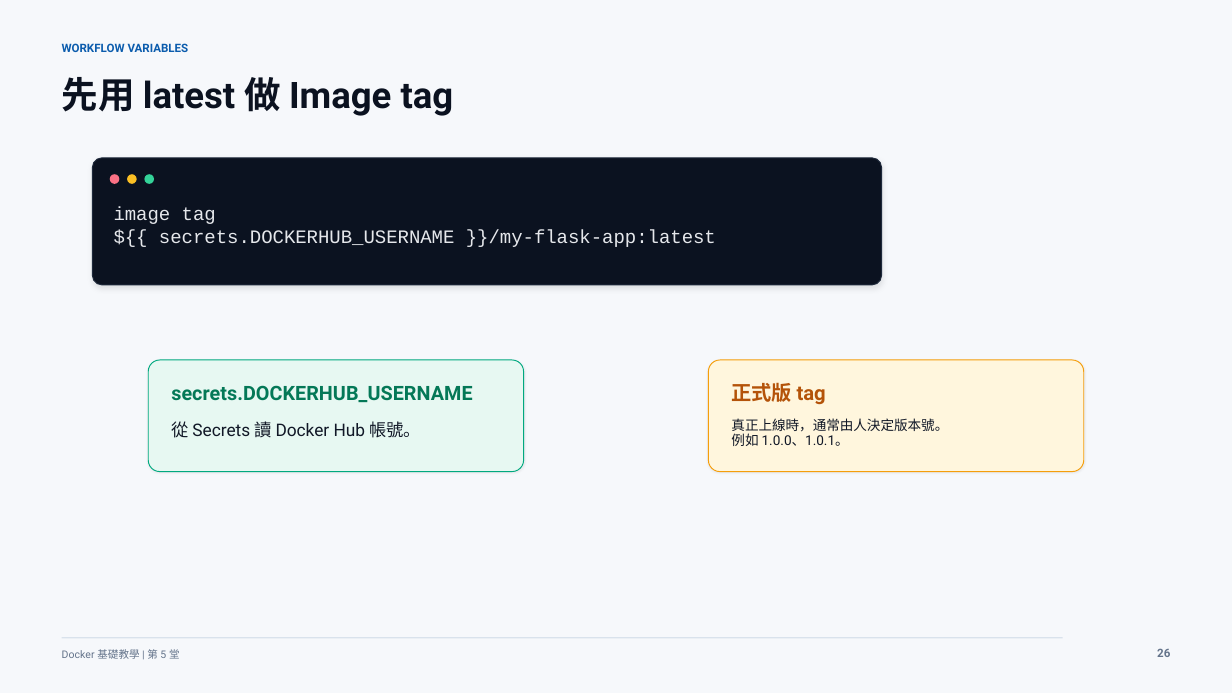
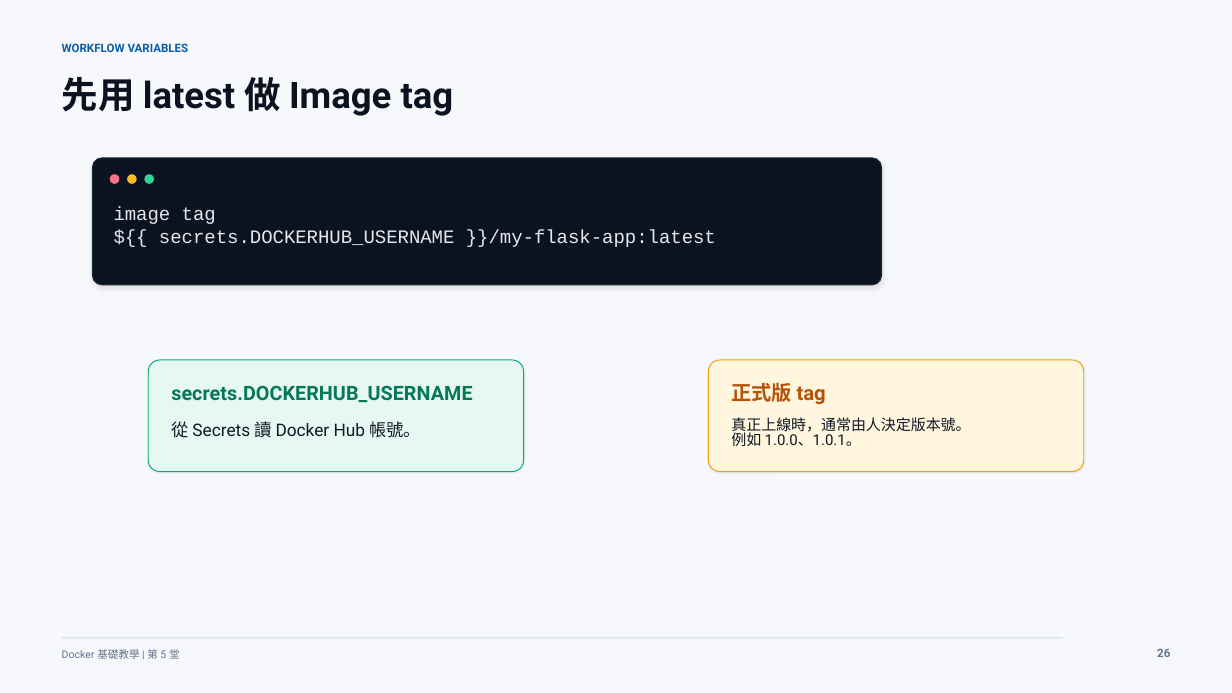
Before and after one commit to lalalalaluk/docker-practice, a slide deck: slide 29 of slides/docker-session5-cicd-github-actions.pptx (slide 32 before the commit). Drawn at 1232x693 pixels with LibreOffice and Linux fonts; fonts in the diff are those of the drawing. Boxes give left, top, right and bottom in pixels: in the first picture for what was removed or moved away, otherwise in the second. Text is boxed around its words. In the diff, an @@ line names an element or a change of style, - is before the commit and + after.

```diff
--- a/slides/docker-session5-cicd-github-actions.pptx
+++ b/slides/docker-session5-cicd-github-actions.pptx
@@ text "真正上線時，通常由人決定版本號。" at (x1=731, y1=417, x2=970, y2=446): size 10.6 to 11.6 pt; line spacing 0.96 to 0.86 @@
```
Also in this commit, not shown: 9 other slides changed.
